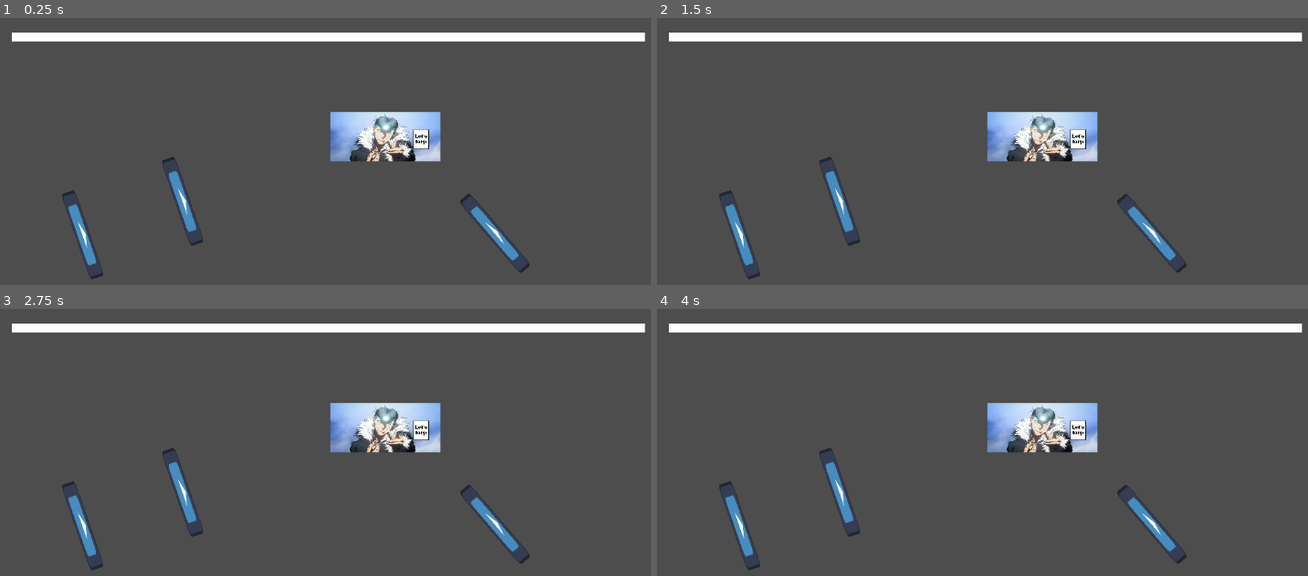
Above: before the commit, frames 1-4 (two rows, left to right).
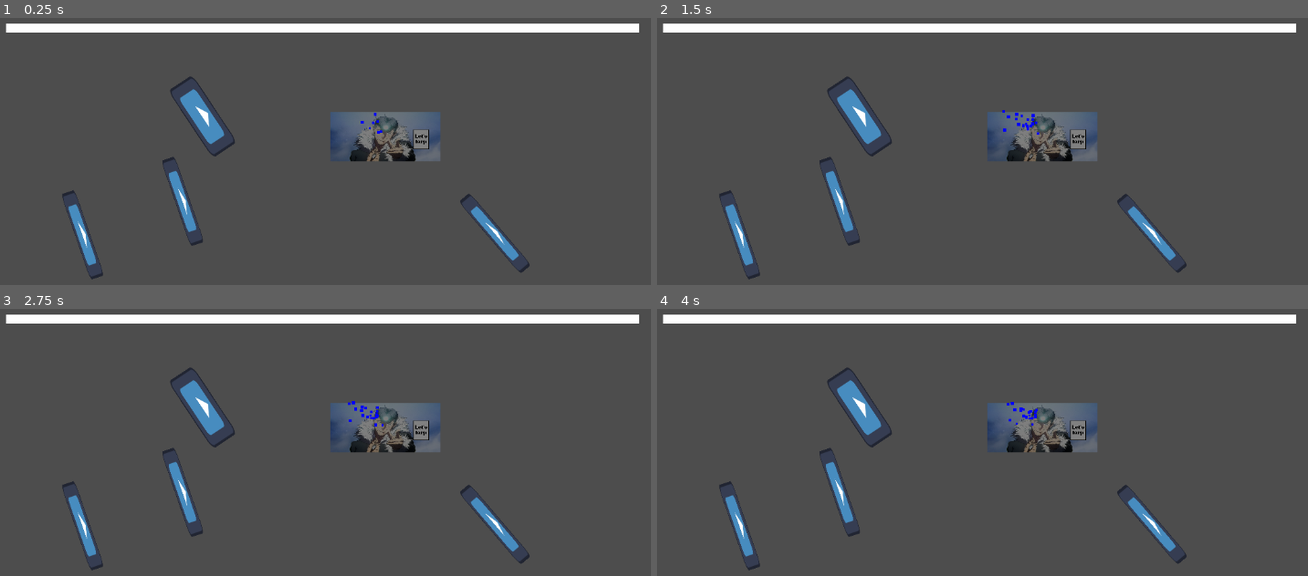
Above: after the commit, the same moments.

Repository: TBrush123/split-the-light
Game: Godot game, scene res://test.tscn
The game is run twice, just before and just after one commit, with the same random seed, the same clock (stepped at 60 frames per second) and the same inputs. The engine's default icon, where the game draws it, is replaced by a stand-in: a white triangle on a blue panel in a dark square.
Inputs (mouse positions are in pixels of both pictures, inside the frame that each line leads up to):
- Up to frame 1 (0.25 s): no input
- Up to frame 2 (1.5 s): move the mouse to (1158, 170) at 0.52 s; click (1158, 170) at 0.67 s; drag from (852, 210) to (962, 271) at 1.27 s
- Up to frame 3 (2.75 s): move the mouse to (416, 391) at 2.02 s; click (416, 391) at 2.17 s
- Up to frame 4 (4 s): drag from (962, 562) to (780, 418) at 2.77 s; move the mouse to (1216, 541) at 3.52 s; click (1216, 541) at 3.67 s

The runs differ from the first frame. In frame 1, 11% of the frame differs, in the area x 0-100%, y 2-54%; in frame 2, 11%; in frame 3, 11%; in frame 4, 11%.

Commit message:
Made the prism

Diff:
--- a/light/laser.tscn
+++ b/light/laser.tscn
@@ -3,15 +3,17 @@
 [ext_resource type="Script" uid="uid://kyeuje0b3phw" path="res://light/lightray.gd" id="1_ehnwn"]
 [ext_resource type="Texture2D" uid="uid://bq0tmtkqib22c" path="res://assets/particle.png" id="2_a8vku"]
 
-[node name="Laser" type="Node2D" unique_id=1321595995 node_paths=PackedStringArray("Particles")]
+[node name="Laser" type="Node2D" unique_id=1321595995 node_paths=PackedStringArray("Particles", "Rayline")]
 script = ExtResource("1_ehnwn")
 Particles = NodePath("CPUParticles2D")
+Rayline = NodePath("Line2D")
 
 [node name="Line2D" type="Line2D" parent="." unique_id=748454399]
 width = 12.0
 antialiased = true
 
 [node name="CPUParticles2D" type="CPUParticles2D" parent="." unique_id=1302259856]
+emitting = false
 amount = 67
 texture = ExtResource("2_a8vku")
 lifetime = 0.2
--- a/light/lightray.gd
+++ b/light/lightray.gd
@@ -1,10 +1,23 @@
+class_name LightRay
 extends Node2D
 
 @export var Particles: CPUParticles2D
+@export var Rayline: Line2D
+@export var active := false
+
+@export_group("Ray Settings")
+@export var max_bounces := 5
+@export var ray_width := 12
+@export var ray_color := Color(1, 1, 1)
+
+signal hit_prism(prism)
+signal prism_cleared
+
 var current_points = []
 var target_points = []
 var time := 0.0
 var hit_receivers = []
+var hit_prisms = []
 
 func cast_laser(origin: Vector2, direction: Vector2, max_bounces := 5):
 	var space = get_world_2d().direct_space_state
@@ -18,6 +31,7 @@
 			current_origin,
 			current_origin + current_dir * 1000
 		)
+		query.exclude = [get_parent()]
 
 		var result = space.intersect_ray(query)
 
@@ -41,10 +55,23 @@
 			points.append(result.position)
 			if not hit_receivers.has(result.collider):
 				hit_receivers.append(result.collider)
+				emit_signal("hit_prism", result.collider)
 				result.collider.activate()
 			Particles.global_position = result.position
 			Particles.emitting = true
 			Particles.direction = -current_dir
+			break
+		elif result and result.collider.is_in_group("prism"):
+			var prism = result.collider
+			points.append(result.position)
+
+			# Just call the function; the prism will handle its own state
+			if prism.has_method("receive_hit"):
+				prism.receive_hit()
+
+			# Optional: Visuals for the hit point
+			Particles.global_position = result.position
+			Particles.emitting = true
 			break
 		else:
 			Particles.emitting = false
@@ -57,30 +84,50 @@
 	var origin = Vector2(100, 100)
 	var direction = Vector2(1, 0)
 	var points = cast_laser(origin, direction)
-	$Line2D.points = cast_laser(global_position, Vector2.RIGHT)
+	Rayline.points = cast_laser(global_position, Vector2.RIGHT)
 
 func update_receivers():
-	for r in get_tree().get_nodes_in_group("receiver"):
-		r.deactivate()
-
+	get_tree().call_group("receiver", "deactivate")
 	for r in hit_receivers:
 		r.activate()
+func update_prisms():
+	get_tree().call_group("prism", "deactivate_prism")
 
-	hit_receivers.clear()
+func activate():
+	active = true
+	print("Light ON")
+
+func deactivate():
+	active = false
+	print("Light OFF")
 
 func _process(delta: float) -> void:
 	time += delta
+	hit_receivers.clear()
+	if not active:
+		Rayline.points = []
+		return
 
-	target_points = cast_laser(global_position, Vector2.RIGHT)
+	if hit_prisms.is_empty():
+		prism_cleared.emit()
+	else:
+		for p in hit_prisms:
+			hit_prism.emit(p)
+
+	target_points = cast_laser(global_position, global_transform.x)
 
 	if current_points.size() != target_points.size():
-		current_points = target_points.duplicate()
+		current_points = target_points.map(func(p): return to_local(p))
 	else:
 		for i in range(current_points.size()):
-			current_points[i] = to_local(target_points[i])
-			current_points[i] = current_points[i].lerp(target_points[i], 0.2)
+			var local_target = to_local(target_points[i])
+			current_points[i] = current_points[i].lerp(local_target, 0.2)
 
-	$Line2D.points = current_points
-	$Line2D.width = 12 + 2 * sin(time * 5)
+	Rayline.points = current_points
+	Rayline.width = ray_width + 2 * sin(time * 5)
 
+	update_prisms()
 	update_receivers()
+
+func _ready():
+	add_to_group("light_ray")
--- /dev/null
+++ b/objects/prism.gd
@@ -0,0 +1,48 @@
+extends RigidBody2D
+
+@export var RedLight: LightRay
+@export var GreenLight: LightRay
+@export var BlueLight: LightRay
+
+@onready var rays: Array = [RedLight, GreenLight, BlueLight]
+
+@export var output_angles = [-30, 0, 30]
+@export var output_colors = [Color.RED, Color.GREEN, Color.BLUE]
+
+
+var is_being_hit = false
+var activated = false
+
+func receive_hit():
+	is_being_hit = true
+
+func _ready():
+	for ray in range(rays.size()):
+		print(rays[ray].name)
+		rays[ray].Particles.modulate = output_colors[ray]
+		rays[ray].Particles.direction = Vector2.RIGHT.rotated(deg_to_rad(output_angles[ray]))
+		rays[ray].Particles.emitting = false
+		rays[ray].Particles.amount = 20
+		rays[ray].Rayline.modulate = output_colors[ray]
+		rays[ray].ray_width = 6
+
+
+func _physics_process(_delta):
+	if is_being_hit:
+		if not activated:
+			set_rays_active(true)
+	else:
+		if activated:
+			set_rays_active(false)
+
+	# Reset for the next frame's check
+	is_being_hit = false
+
+func set_rays_active(state: bool):
+	activated = state
+	for ray in rays:
+		ray.visible = state
+		if state:
+			ray.activate()
+		else:
+			ray.deactivate()
--- /dev/null
+++ b/objects/prism.tscn
@@ -0,0 +1,35 @@
+[gd_scene format=3 uid="uid://dq3qou8ltweud"]
+
+[ext_resource type="Texture2D" uid="uid://bfcnh176vm8e6" path="res://icon.svg" id="1_7aki8"]
+[ext_resource type="Script" uid="uid://ii7281vae5pk" path="res://objects/prism.gd" id="1_efuxx"]
+[ext_resource type="PackedScene" uid="uid://bvdgt1uhcgyor" path="res://light/laser.tscn" id="2_tbp3w"]
+
+[sub_resource type="RectangleShape2D" id="RectangleShape2D_efuxx"]
+size = Vector2(128, 48)
+
+[node name="Prism" type="RigidBody2D" unique_id=1285278337 node_paths=PackedStringArray("RedLight", "GreenLight", "BlueLight") groups=["prism"]]
+gravity_scale = 0.0
+script = ExtResource("1_efuxx")
+RedLight = NodePath("Red")
+GreenLight = NodePath("Green")
+BlueLight = NodePath("Blue")
+
+[node name="Sprite2D" type="Sprite2D" parent="." unique_id=616973736]
+scale = Vector2(1, 0.36000007)
+texture = ExtResource("1_7aki8")
+
+[node name="CollisionShape2D" type="CollisionShape2D" parent="." unique_id=715871478]
+shape = SubResource("RectangleShape2D_efuxx")
+debug_color = Color(0.9470386, 3.657937e-06, 0.58729684, 0.41960785)
+
+[node name="Red" parent="." unique_id=1321595995 instance=ExtResource("2_tbp3w")]
+position = Vector2(-47.000004, -38.000004)
+rotation = -2.6179938
+
+[node name="Green" parent="." unique_id=618817048 instance=ExtResource("2_tbp3w")]
+position = Vector2(0, -46)
+rotation = -1.5707964
+
+[node name="Blue" parent="." unique_id=1936477929 instance=ExtResource("2_tbp3w")]
+position = Vector2(46, -40)
+rotation = -0.5235988
--- a/test.tscn
+++ b/test.tscn
@@ -4,6 +4,7 @@
 [ext_resource type="PackedScene" uid="uid://d0m7nwisvdij7" path="res://objects/wall.tscn" id="2_8uh7m"]
 [ext_resource type="PackedScene" uid="uid://xlyjxvrtc5ht" path="res://objects/mirror.tscn" id="3_6uqi0"]
 [ext_resource type="PackedScene" uid="uid://dpe5v8oeaxfqq" path="res://objects/light_reciever.tscn" id="4_ppyta"]
+[ext_resource type="PackedScene" uid="uid://dq3qou8ltweud" path="res://objects/prism.tscn" id="5_ykrsh"]
 
 [node name="Test" type="Node2D" unique_id=1263500416]
 
@@ -24,3 +25,8 @@
 
 [node name="Laser" parent="." unique_id=1321595995 instance=ExtResource("1_37kl0")]
 position = Vector2(47, 68)
+active = true
+
+[node name="Prism" parent="." unique_id=1285278337 instance=ExtResource("5_ykrsh")]
+position = Vector2(357.37488, 207.86423)
+rotation = 0.9844192
Not shown, added: objects/prism.gd.uid
